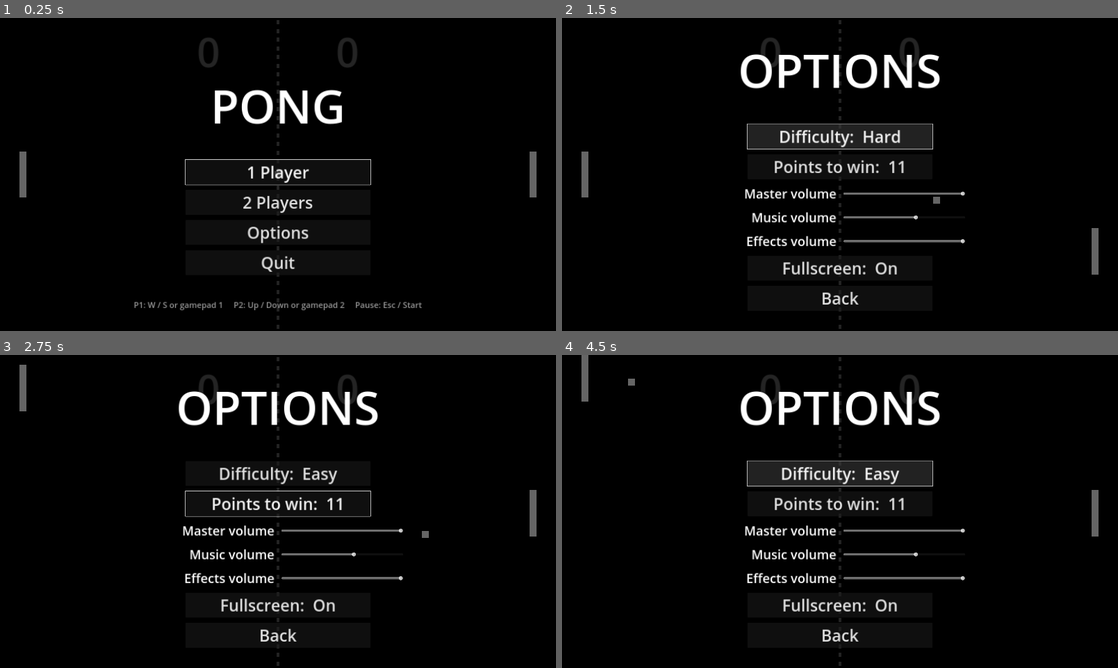
Above: before the commit, frames 1-4 (two rows, left to right).
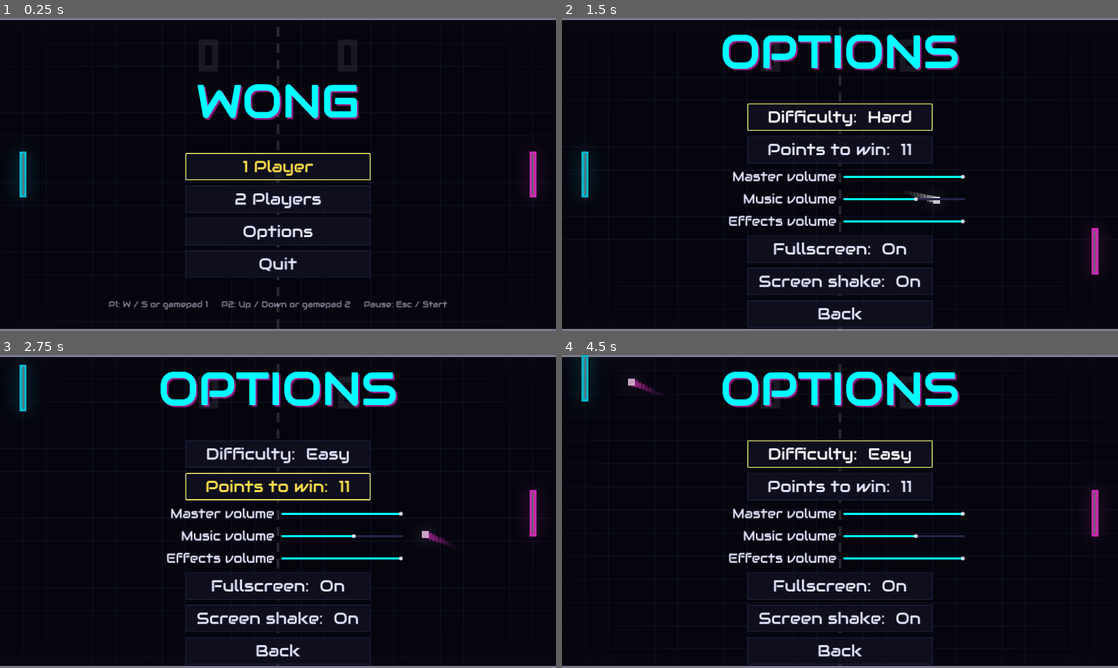
Above: after the commit, the same moments.

Repository: Ipodjockey/pong
Game: Godot game, scene res://scenes/main.tscn
Two runs of this game, one before a commit and one after it. Both use one fixed random seed, a clock stepped at 60 frames per second and the inputs below.
Inputs (mouse positions are in pixels of both pictures, inside the frame that each line leads up to):
- Up to frame 1 (0.25 s): no input
- Up to frame 2 (1.5 s): click "Options" at 0.5 s; click "Difficulty: Normal" at 1.25 s
- Up to frame 3 (2.75 s): tap Enter at 2 s; move the mouse to (400, 495) at 2.02 s; hold W (p1_up) from 2.03 s (still down); tap Down (p2_down) at 2.1 s; click (400, 495) at 2.17 s
- Up to frame 4 (4.5 s): release W (p1_up) at 2.75 s; click "Difficulty: Easy" at 2.75 s; click "Difficulty: Normal" at 3.5 s; click "Difficulty: Hard" at 4.25 s

The runs differ from the first frame. In frame 1, 13% of the frame differs, in the area x 0-100%, y 0-100%; in frame 2, 22%; in frame 3, 21%; in frame 4, 22%.

Commit message:
Add Neon Arcade visuals, screen shake option, rename game to Wong
Co-Authored-By: Claude Opus 5.5 (1M context) <noreply@anthropic.com>
Claude-Session: https://claude.ai/code/session_011zMCCNCyxUC2pVc2WeNq2w

Diff:
--- a/project.godot
+++ b/project.godot
@@ -5,7 +5,7 @@
 
 [application]
 
-config/name="Pong"
+config/name="Wong"
 run/main_scene="res://scenes/main.tscn"
 config/features=PackedStringArray("4.3", "Forward Plus")
 
--- a/scripts/game.gd
+++ b/scripts/game.gd
@@ -27,6 +27,7 @@
 var music_volume := 0.6
 var sfx_volume := 1.0
 var fullscreen := true
+var screen_shake := true
 
 
 func _ready() -> void:
@@ -62,6 +63,9 @@
 	var fs = cfg.get_value("display", "fullscreen", fullscreen)
 	if fs is bool:
 		fullscreen = fs
+	var shake = cfg.get_value("display", "screen_shake", screen_shake)
+	if shake is bool:
+		screen_shake = shake
 
 
 func _get_number(cfg: ConfigFile, section: String, key: String, default: float) -> float:
@@ -77,6 +81,7 @@
 	cfg.set_value("audio", "music", music_volume)
 	cfg.set_value("audio", "sfx", sfx_volume)
 	cfg.set_value("display", "fullscreen", fullscreen)
+	cfg.set_value("display", "screen_shake", screen_shake)
 	cfg.save(SETTINGS_PATH)
 
 
--- a/scripts/game_view.gd
+++ b/scripts/game_view.gd
@@ -1,10 +1,13 @@
 ## Runs a match: feeds input/CPU into the PongSim at the fixed physics rate,
 ## forwards sim events to the Game signal bus, and draws the playfield.
-## Drawing below is deliberately plain; the graphics layer owns how it looks.
+## Drawing is the Neon Arcade look: palette in scripts/vfx/palette.gd,
+## effects in scripts/vfx/vfx.gd.
 extends Node2D
 
 const PongSim := preload("res://scripts/sim.gd")
 const CpuAI := preload("res://scripts/cpu_ai.gd")
+const Palette := preload("res://scripts/vfx/palette.gd")
+const Vfx := preload("res://scripts/vfx/vfx.gd")
 const FONT_PATH := "res://art/font.ttf"
 const DEMO_RESTART_DELAY := 2.0
 
@@ -14,6 +17,7 @@
 var ais: Array = [null, null] # CpuAI per side, null when human-controlled
 var running := false
 var font: Font
+var vfx: Vfx
 
 # Previous tick's positions, so drawing can interpolate between physics ticks
 # on high refresh rate monitors.
@@ -24,6 +28,8 @@
 func _ready() -> void:
 	process_mode = Node.PROCESS_MODE_PAUSABLE
 	font = load(FONT_PATH) if ResourceLoader.exists(FONT_PATH) else ThemeDB.fallback_font
+	vfx = Vfx.new(self)
+	add_child(vfx)
 
 
 func start(mode: Game.Mode, seed_value := -1) -> void:
@@ -112,31 +118,41 @@
 func _draw() -> void:
 	if sim == null:
 		return
-	var white := Color.WHITE
-	var dim := Color(1, 1, 1, 0.35)
+	vfx.draw_background(self)
+
+	# Top and bottom walls, on the screen edges where the ball bounces.
+	var wall := Palette.hdr(Palette.WALL, Palette.GLOW_SOFT)
+	draw_rect(Rect2(0.0, 0.0, PongSim.WIDTH, 8.0), wall)
+	draw_rect(Rect2(0.0, PongSim.HEIGHT - 8.0, PongSim.WIDTH, 8.0), wall)
 
 	# Center net.
-	var dash := 30.0
-	var y := 0.0
-	while y < PongSim.HEIGHT:
-		draw_rect(Rect2(PongSim.WIDTH / 2.0 - 4.0, y + dash / 4.0, 8.0, dash / 2.0), dim)
-		y += dash
+	var y := 32.0
+	while y < PongSim.HEIGHT - 32.0:
+		draw_rect(Rect2(PongSim.WIDTH / 2.0 - 4.0, y, 8.0, 32.0), Palette.NET)
+		y += 56.0
 
-	# Scores.
+	# Scores, faint so they never hide the ball; they pop in the scorer's color.
 	for side in [PongSim.LEFT, PongSim.RIGHT]:
-		var text := str(sim.score[side])
-		var size := 140
-		var w := font.get_string_size(text, HORIZONTAL_ALIGNMENT_LEFT, -1, size).x
 		var cx := PongSim.WIDTH / 2.0 + (-240.0 if side == PongSim.LEFT else 240.0)
-		draw_string(font, Vector2(cx - w / 2.0, 170.0), text, HORIZONTAL_ALIGNMENT_LEFT, -1, size, dim)
+		var k := vfx.score_scale(side)
+		var col := Palette.SCORE.lerp(Palette.hdr(Palette.side_color(side), 1.4), (k - 1.0) * 2.0)
+		vfx.draw_number(self, sim.score[side], Vector2(cx, 130.0), 22.0 * k, col)
+
+	vfx.draw_rings(self)
+	vfx.draw_trail(self)
 
 	# Paddles.
 	for side in [PongSim.LEFT, PongSim.RIGHT]:
 		var center := Vector2(PongSim.paddle_x(side), paddle_draw_y(side))
 		var size := Vector2(PongSim.PADDLE_W, PongSim.PADDLE_H)
-		draw_rect(Rect2(center - size / 2.0, size), white)
+		draw_rect(Rect2(center - size / 2.0, size), vfx.paddle_color(side))
+		# Bright core keeps the paddle's edges crisp inside its glow.
+		var core := Vector2(8.0, PongSim.PADDLE_H - 16.0)
+		draw_rect(Rect2(center - core / 2.0, core), Palette.hdr(Color.WHITE.lerp(Palette.side_color(side), 0.4), 1.2))
 
 	# Ball (hidden while waiting to serve, except a blink).
 	if sim.winner < 0 and (not sim.is_serving() or fmod(sim.serve_timer, 0.4) > 0.2):
-		var b := Vector2(PongSim.BALL_SIZE, PongSim.BALL_SIZE)
-		draw_rect(Rect2(ball_draw_pos() - b / 2.0, b), white)
+		var b := Vector2(PongSim.BALL_SIZE, PongSim.BALL_SIZE) * vfx.ball_scale()
+		draw_rect(Rect2(ball_draw_pos() - b / 2.0, b), vfx.ball_color())
+
+	vfx.draw_sparks(self)
--- a/scripts/main.gd
+++ b/scripts/main.gd
@@ -11,7 +11,7 @@
 
 var screen := Screen.TITLE
 var _root: Control # current menu, replaced on every screen change
-var _theme := Theme.new()
+var _theme: Theme = preload("res://scripts/vfx/ui_theme.gd").build()
 
 
 func _ready() -> void:
@@ -63,7 +63,7 @@
 	if Game.mode != Game.Mode.DEMO or not view.running:
 		view.start(Game.Mode.DEMO)
 	Audio.play_music("music_menu")
-	var menu := _menu("PONG", "", [
+	var menu := _menu("WONG", "", [
 		["1 Player", func(): start_match(Game.Mode.VS_CPU)],
 		["2 Players", func(): start_match(Game.Mode.VS_LOCAL)],
 		["Options", show_options],
@@ -93,6 +93,9 @@
 	rows.append([_cycle_text("Fullscreen", "On" if Game.fullscreen else "Off"), func(b: Button):
 		Game.toggle_fullscreen()
 		b.text = _cycle_text("Fullscreen", "On" if Game.fullscreen else "Off")])
+	rows.append([_cycle_text("Screen shake", "On" if Game.screen_shake else "Off"), func(b: Button):
+		Game.screen_shake = not Game.screen_shake
+		b.text = _cycle_text("Screen shake", "On" if Game.screen_shake else "Off")])
 	rows.append(["Back", func(_b): _close_options()])
 	_menu("OPTIONS", "", rows, true)
 
@@ -168,7 +171,7 @@
 
 	if dim_background:
 		var shade := ColorRect.new()
-		shade.color = Color(0, 0, 0, 0.6)
+		shade.color = Color(0.03, 0.03, 0.06, 0.6)
 		shade.set_anchors_preset(Control.PRESET_FULL_RECT)
 		_root.add_child(shade)
 
@@ -179,7 +182,9 @@
 	box.add_theme_constant_override("separation", 18)
 	center.add_child(box)
 
-	box.add_child(_label(title, 160))
+	var title_label := _label(title, 160)
+	title_label.theme_type_variation = "TitleLabel"
+	box.add_child(title_label)
 	if subtitle != "":
 		box.add_child(_label(subtitle, 72))
 	var spacer := Control.new()
--- /dev/null
+++ b/scripts/vfx/palette.gd
@@ -0,0 +1,28 @@
+## Neon Arcade palette (see the visual design spec). Colors pushed above 1.0
+## with hdr() cross the WorldEnvironment glow threshold and bloom.
+extends RefCounted
+
+const BG := Color("07070f")
+const GRID := Color(0.2, 0.2, 0.5, 0.6)
+const P1 := Color("00e5ff")
+const P2 := Color("ff2bd6")
+const BALL := Color.WHITE
+const WALL := Color(0.9, 0.9, 1.0)
+const NET := Color(0.9, 0.9, 1.0, 0.35)
+const SCORE := Color(0.9, 0.9, 1.0, 0.2)
+const ACCENT := Color("ffe14d")
+const UI_TEXT := Color("e6e6ff")
+const UI_MUTED := Color("8c8cb4")
+const UI_PANEL := Color(0.06, 0.06, 0.12, 0.92)
+const UI_LINE := Color("26264a")
+
+const GLOW := 2.0 # paddles, ball
+const GLOW_SOFT := 1.3 # walls, sparks
+
+
+static func side_color(side: int) -> Color:
+	return P1 if side == 0 else P2
+
+
+static func hdr(c: Color, k: float = GLOW) -> Color:
+	return Color(c.r * k, c.g * k, c.b * k, c.a)
--- /dev/null
+++ b/scripts/vfx/ui_theme.gd
@@ -0,0 +1,61 @@
+## Neon Arcade theme for the menus built in main.gd.
+## Use the "TitleLabel" type variation for the big glowing screen titles.
+extends RefCounted
+
+const Palette := preload("res://scripts/vfx/palette.gd")
+
+
+static func build() -> Theme:
+	var t := Theme.new()
+
+	t.set_color("font_color", "Label", Palette.UI_TEXT)
+	t.set_type_variation("TitleLabel", "Label")
+	t.set_color("font_color", "TitleLabel", Palette.hdr(Palette.P1, 1.6))
+	t.set_color("font_shadow_color", "TitleLabel", Color(Palette.P2, 0.55))
+	t.set_constant("shadow_offset_x", "TitleLabel", 6)
+	t.set_constant("shadow_offset_y", "TitleLabel", 6)
+
+	t.set_stylebox("normal", "Button", _box(Palette.UI_PANEL, Palette.UI_LINE, 2))
+	t.set_stylebox("hover", "Button", _box(Palette.UI_PANEL, Palette.P1.darkened(0.3), 2))
+	t.set_stylebox("pressed", "Button", _box(Color(Palette.ACCENT, 0.18), Palette.ACCENT, 3))
+	t.set_stylebox("disabled", "Button", _box(Palette.UI_PANEL, Palette.UI_LINE, 2))
+	var focus := _box(Color(0, 0, 0, 0), Palette.hdr(Palette.ACCENT, 1.5), 3)
+	focus.draw_center = false
+	t.set_stylebox("focus", "Button", focus)
+	t.set_color("font_color", "Button", Palette.UI_TEXT)
+	t.set_color("font_hover_color", "Button", Color.WHITE)
+	t.set_color("font_focus_color", "Button", Palette.ACCENT)
+	t.set_color("font_pressed_color", "Button", Palette.ACCENT)
+	t.set_color("font_hover_pressed_color", "Button", Palette.ACCENT)
+
+	var track := StyleBoxFlat.new()
+	track.bg_color = Palette.UI_LINE
+	track.content_margin_top = 4
+	track.content_margin_bottom = 4
+	track.set_corner_radius_all(4)
+	t.set_stylebox("slider", "HSlider", track)
+	var fill := track.duplicate() as StyleBoxFlat
+	fill.bg_color = Palette.hdr(Palette.P1, 1.2)
+	t.set_stylebox("grabber_area", "HSlider", fill)
+	var fill_focus := track.duplicate() as StyleBoxFlat
+	fill_focus.bg_color = Palette.hdr(Palette.ACCENT, 1.2)
+	t.set_stylebox("grabber_area_highlight", "HSlider", fill_focus)
+	var slider_focus := _box(Color(0, 0, 0, 0), Palette.ACCENT, 2)
+	slider_focus.draw_center = false
+	slider_focus.expand_margin_left = 10
+	slider_focus.expand_margin_right = 10
+	t.set_stylebox("focus", "HSlider", slider_focus)
+	return t
+
+
+static func _box(bg: Color, border: Color, width: int) -> StyleBoxFlat:
+	var b := StyleBoxFlat.new()
+	b.bg_color = bg
+	b.border_color = border
+	b.set_border_width_all(width)
+	b.set_corner_radius_all(4)
+	b.content_margin_left = 24
+	b.content_margin_right = 24
+	b.content_margin_top = 10
+	b.content_margin_bottom = 10
+	return b
--- /dev/null
+++ b/scripts/vfx/vfx.gd
@@ -0,0 +1,248 @@
+## Neon Arcade effects: ball trail, hit sparks, paddle flash, ball squash,
+## goal shockwave, score pop, scrolling grid and screen shake.
+## Purely cosmetic: listens to the Game signals and never touches the sim.
+## game_view.gd owns one of these and calls its draw_* helpers from _draw, so
+## everything shares one canvas and the 2D glow.
+extends Node
+
+const Palette := preload("res://scripts/vfx/palette.gd")
+const PongSim := preload("res://scripts/sim.gd")
+
+const TRAIL_MIN := 6
+const TRAIL_MAX := 22
+const SPARKS_PADDLE := 18
+const SPARKS_WALL := 8
+const SPARK_DRAG := 6.0 # per second, exponential
+const SHAKE_HIT := Vector2(6.0, 0.12) # amplitude px, duration s
+const SHAKE_GOAL := Vector2(14.0, 0.28)
+const FLASH_TIME := 0.06
+const SQUASH_TIME := 0.12
+const RING_TIME := 0.6
+const POP_TIME := 0.3
+const GRID_STEP := 80.0
+const GRID_SPEED := 30.0 # px per second
+# Blocky 3x5 score digits, like the 1972 cabinet (and no slashed zero).
+const DIGITS := [
+	"111101101101111", "010110010010111", "111001111100111", "111001111001111",
+	"101101111001001", "111100111001111", "111100111101111", "111001001001001",
+	"111101111101111", "111101111001111",
+]
+
+var view: Node2D # the GameView this decorates
+
+var trail: Array[Vector2] = []
+var trail_color := Palette.BALL
+var sparks: Array[Dictionary] = []
+var rings: Array[Dictionary] = []
+var paddle_flash: Array[float] = [0.0, 0.0]
+var score_pop: Array[float] = [0.0, 0.0]
+var squash := 0.0
+var grid_scroll := 0.0
+
+var _shake_amp := 0.0
+var _shake_time := 0.0
+var _shake_left := 0.0
+var _rng := RandomNumberGenerator.new()
+var _vignette: GradientTexture2D
+
+
+func _init(game_view: Node2D) -> void:
+	view = game_view
+	name = "Vfx"
+
+
+func _ready() -> void:
+	Game.match_started.connect(func(_mode): reset())
+	Game.serve.connect(func(_toward): _clear_trail())
+	Game.paddle_hit.connect(_on_paddle_hit)
+	Game.wall_bounce.connect(_on_wall_bounce)
+	Game.scored.connect(_on_scored)
+
+	var g := Gradient.new()
+	g.set_color(0, Color(Palette.BG, 0.0))
+	g.set_color(1, Color(Palette.BG, 0.92))
+	g.add_point(0.55, Color(Palette.BG, 0.0))
+	_vignette = GradientTexture2D.new()
+	_vignette.gradient = g
+	_vignette.fill = GradientTexture2D.FILL_RADIAL
+	_vignette.fill_from = Vector2(0.5, 0.5)
+	_vignette.fill_to = Vector2(1.0, 1.0)
+	_vignette.width = 256
+	_vignette.height = 144
+
+
+func reset() -> void:
+	_clear_trail()
+	sparks.clear()
+	rings.clear()
+	paddle_flash = [0.0, 0.0]
+	score_pop = [0.0, 0.0]
+	squash = 0.0
+	_shake_left = 0.0
+	view.position = Vector2.ZERO
+
+
+func _process(delta: float) -> void:
+	grid_scroll = fmod(grid_scroll + GRID_SPEED * delta, GRID_STEP)
+
+	for i in 2:
+		paddle_flash[i] = maxf(0.0, paddle_flash[i] - delta)
+		score_pop[i] = maxf(0.0, score_pop[i] - delta)
+	squash = maxf(0.0, squash - delta)
+
+	var drag := exp(-SPARK_DRAG * delta)
+	for s in sparks:
+		s.pos += s.vel * delta
+		s.vel *= drag
+		s.life -= delta
+	sparks = sparks.filter(func(s): return s.life > 0.0)
+
+	for r in rings:
+		r.t += delta
+	rings = rings.filter(func(r): return r.t < RING_TIME)
+
+	var sim: PongSim = view.sim
+	if sim and view.running and not sim.is_serving():
+		trail.push_front(view.ball_draw_pos())
+		var t := clampf(sim.ball_speed() / PongSim.BALL_MAX_SPEED, 0.0, 1.0)
+		var max_len := int(lerpf(TRAIL_MIN, TRAIL_MAX, t))
+		if trail.size() > max_len:
+			trail.resize(max_len)
+
+	if _shake_left > 0.0:
+		_shake_left = maxf(0.0, _shake_left - delta)
+		var a := _shake_amp * (_shake_left / _shake_time)
+		view.position = Vector2(_rng.randf_range(-a, a), _rng.randf_range(-a, a))
+	elif view.position != Vector2.ZERO:
+		view.position = Vector2.ZERO
+
+
+# --- Events ----------------------------------------------------------------
+
+func _on_paddle_hit(side: int, pos: Vector2, _speed: float) -> void:
+	var col := Palette.side_color(side)
+	paddle_flash[side] = FLASH_TIME
+	squash = SQUASH_TIME
+	trail_color = col
+	_spark(pos, Vector2(1.0 if side == PongSim.LEFT else -1.0, 0.0), col, SPARKS_PADDLE, 1.1)
+	_shake(SHAKE_HIT)
+
+
+func _on_wall_bounce(pos: Vector2) -> void:
+	var dir := Vector2(0.0, 1.0 if pos.y < PongSim.HEIGHT / 2.0 else -1.0)
+	_spark(pos, dir, Palette.WALL, SPARKS_WALL, 1.3)
+
+
+func _on_scored(side: int, _score: Array) -> void:
+	var col := Palette.side_color(side)
+	# The ball left through the far side from the scorer.
+	var exit_x := PongSim.WIDTH if side == PongSim.LEFT else 0.0
+	var y: float = trail[0].y if not trail.is_empty() else PongSim.HEIGHT / 2.0
+	rings.append({"pos": Vector2(exit_x, y), "t": 0.0, "col": col})
+	_spark(Vector2(exit_x, y), Vector2(-1.0 if side == PongSim.LEFT else 1.0, 0.0), col, 28, 1.4)
+	score_pop[side] = POP_TIME
+	_shake(SHAKE_GOAL)
+	_clear_trail()
+
+
+func _spark(pos: Vector2, dir: Vector2, col: Color, count: int, spread: float) -> void:
+	for i in count:
+		var v := dir.rotated(_rng.randf_range(-spread, spread)) * _rng.randf_range(300.0, 1000.0)
+		var life := _rng.randf_range(0.25, 0.4)
+		sparks.append({"pos": pos, "vel": v, "life": life, "max": life, "col": col})
+
+
+func _shake(amp_time: Vector2) -> void:
+	if not _shake_enabled():
+		return
+	# A stronger shake overrides a weaker one still running, never the reverse.
+	var current := _shake_amp * (_shake_left / _shake_time) if _shake_left > 0.0 else 0.0
+	if amp_time.x >= current:
+		_shake_amp = amp_time.x
+		_shake_time = amp_time.y
+		_shake_left = amp_time.y
+
+
+func _shake_enabled() -> bool:
+	return Game.get("screen_shake") != false
+
+
+func _clear_trail() -> void:
+	trail.clear()
+	trail_color = Palette.BALL
+
+
+# --- Drawing (called from GameView._draw) ------------------------------------
+
+func draw_background(ci: CanvasItem) -> void:
+	var pad := 64.0 # covers the edges while shaking
+	var w := PongSim.WIDTH
+	var h := PongSim.HEIGHT
+	ci.draw_rect(Rect2(-pad, -pad, w + pad * 2.0, h + pad * 2.0), Palette.BG)
+	var x := 0.0
+	while x <= w:
+		ci.draw_line(Vector2(x, -pad), Vector2(x, h + pad), Palette.GRID, 2.0)
+		x += GRID_STEP
+	var y := -GRID_STEP + grid_scroll
+	while y <= h + pad:
+		ci.draw_line(Vector2(-pad, y), Vector2(w + pad, y), Palette.GRID, 2.0)
+		y += GRID_STEP
+	ci.draw_texture_rect(_vignette, Rect2(-pad, -pad, w + pad * 2.0, h + pad * 2.0), false)
+
+
+func draw_rings(ci: CanvasItem) -> void:
+	for r in rings:
+		var k: float = r.t / RING_TIME
+		var col: Color = Palette.hdr(r.col, Palette.GLOW_SOFT)
+		col.a = 1.0 - k
+		ci.draw_arc(r.pos, 40.0 + k * 520.0, 0.0, TAU, 64, col, 2.0 + 10.0 * (1.0 - k))
+
+
+func draw_trail(ci: CanvasItem) -> void:
+	var n := trail.size()
+	for i in range(n - 1, 0, -1):
+		var k := 1.0 - float(i) / n
+		var s := PongSim.BALL_SIZE * (0.35 + 0.65 * k)
+		var col := Palette.hdr(trail_color, 1.0 + k)
+		col.a = k * 0.55
+		ci.draw_rect(Rect2(trail[i] - Vector2(s, s) / 2.0, Vector2(s, s)), col)
+
+
+func paddle_color(side: int) -> Color:
+	if paddle_flash[side] > 0.0:
+		return Palette.hdr(Color.WHITE, Palette.GLOW * 1.3)
+	return Palette.hdr(Palette.side_color(side))
+
+
+func ball_scale() -> float:
+	return 1.0 + 0.3 * (squash / SQUASH_TIME)
+
+
+func ball_color() -> Color:
+	# White core, tinted slightly toward whoever hit it last so the glow carries the color.
+	return Palette.hdr(Palette.BALL.lerp(trail_color, 0.25))
+
+
+func score_scale(side: int) -> float:
+	return 1.0 + 0.4 * (score_pop[side] / POP_TIME)
+
+
+## Draws a number in block digits centered on center, each block block px.
+func draw_number(ci: CanvasItem, value: int, center: Vector2, block: float, col: Color) -> void:
+	var text := str(value)
+	var gap := block
+	var total := text.length() * 3.0 * block + (text.length() - 1) * gap
+	var origin := center - Vector2(total / 2.0, 2.5 * block)
+	for d in text.length():
+		var pattern: String = DIGITS[int(text[d])]
+		var dx := d * (3.0 * block + gap)
+		for i in 15:
+			if pattern[i] == "1":
+				ci.draw_rect(Rect2(origin + Vector2(dx + (i % 3) * block, (i / 3) * block), Vector2(block, block)), col)
+
+
+func draw_sparks(ci: CanvasItem) -> void:
+	for s in sparks:
+		var col: Color = Palette.hdr(s.col, Palette.GLOW_SOFT * 1.5)
+		col.a = clampf(s.life / s.max, 0.0, 1.0)
+		ci.draw_rect(Rect2(s.pos - Vector2(3, 3), Vector2(6, 6)), col)
--- /dev/null
+++ b/tools/screenshot.gd
@@ -0,0 +1,44 @@
+## Captures in-game screenshots (for Steam store shots and visual checks).
+## Needs a real renderer, not --headless:
+##   godot -s tools/screenshot.gd -- --out=shots --times=2.0,3.5,6 [--menu=title|none] [--seed=3]
+## Saves shots/shot_<time>.png at 1920x1080 from a CPU-vs-CPU demo match.
+extends SceneTree
+
+var _times: Array[float] = [2.0]
+var _out := "user://shots"
+var _menu := "title"
+var _seed := 3
+var _elapsed := 0.0
+var _main: Node
+
+
+func _initialize() -> void:
+	for arg in OS.get_cmdline_user_args():
+		var k := arg.get_slice("=", 0)
+		var v := arg.get_slice("=", 1)
+		match k:
+			"--out": _out = v
+			"--menu": _menu = v
+			"--seed": _seed = int(v)
+			"--times":
+				_times.clear()
+				for t in v.split(","):
+					_times.append(float(t))
+	DirAccess.make_dir_recursive_absolute(_out)
+	root.size = Vector2i(1920, 1080)
+	_main = load("res://scenes/main.tscn").instantiate()
+	root.add_child(_main)
+	if _menu == "none":
+		_main.call_deferred("_clear_menu")
+		_main.get_node("GameView").call_deferred("start", Game.Mode.DEMO, _seed)
+
+
+func _process(delta: float) -> bool:
+	_elapsed += delta
+	if not _times.is_empty() and _elapsed >= _times[0]:
+		var t: float = _times.pop_front()
+		var img := root.get_texture().get_image()
+		var path := "%s/shot_%05.2f.png" % [_out, t]
+		img.save_png(path)
+		print("saved ", path)
+	return _times.is_empty()
Binary file added: art/font.ttf
Not shown, added: art/font.ttf.import
Not shown, added: art/font_OFL.txt
Not shown, added: title_screen.png.import
Not shown, changed: README.md
Not shown, added: tools/store_art.py
